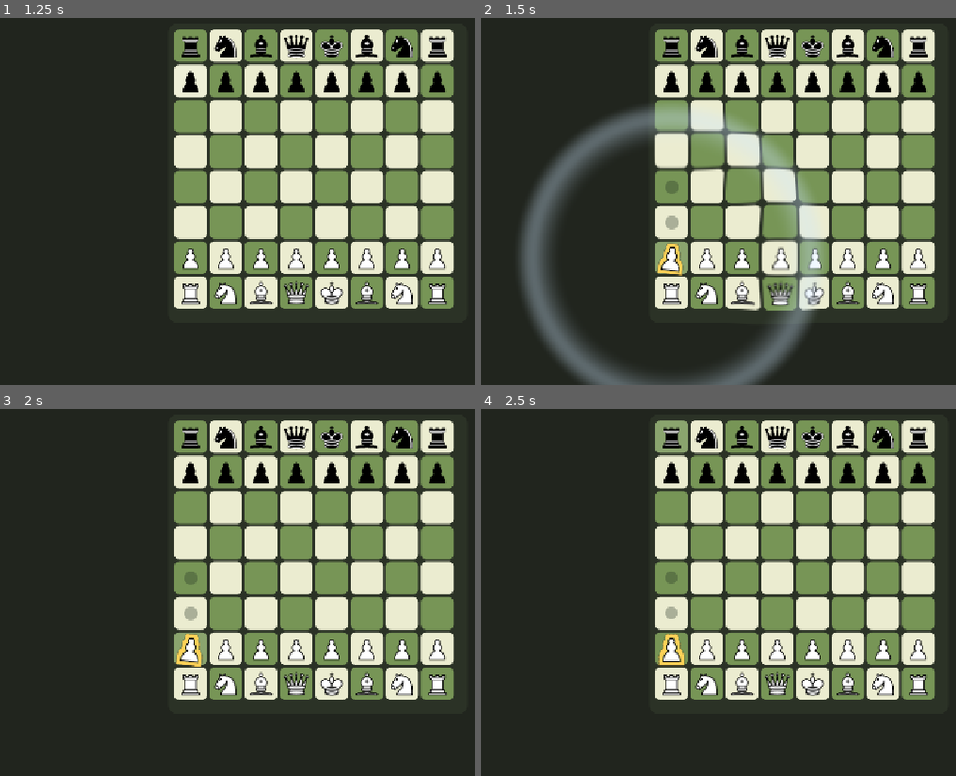
Above: before the commit, frames 1-4 (two rows, left to right).
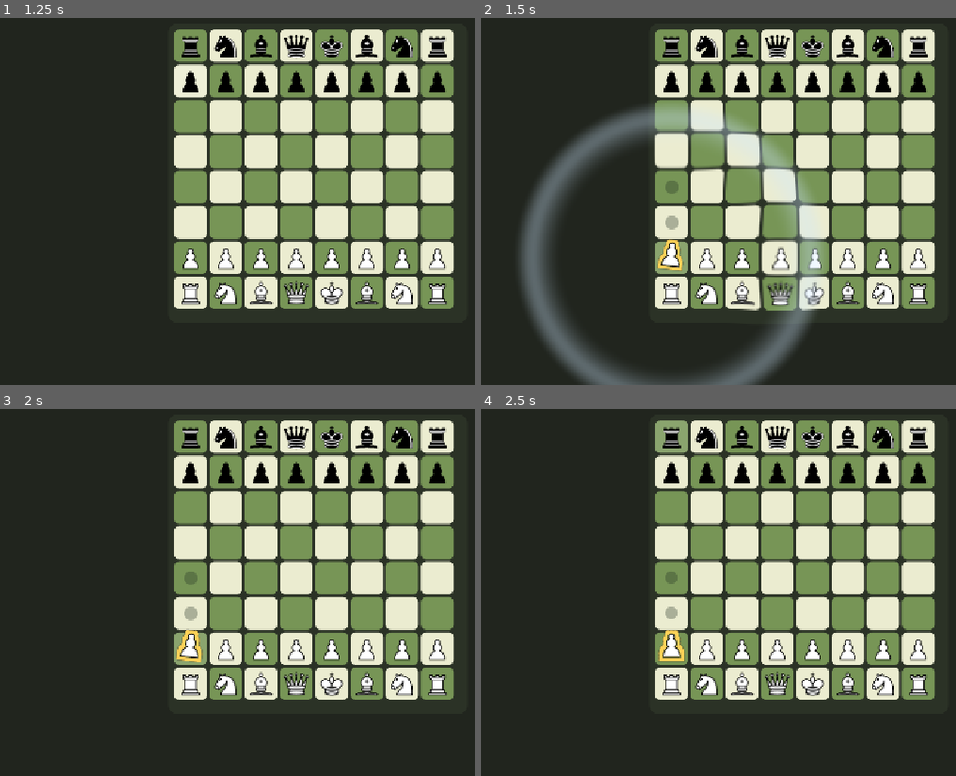
Above: after the commit, the same moments.

Repository: WMsans/blind-chess
Game: Godot game, scene res://scenes/board.tscn
Two runs of this game, one before a commit and one after it. Both use one fixed random seed, a clock stepped at 60 frames per second and the inputs below. The project has no main scene, so this scene is started directly.
Inputs (mouse positions are in pixels of both pictures, inside the frame that each line leads up to):
- Up to frame 1 (1.25 s): click (190, 80) at 0.5 s
- Up to frame 2 (1.5 s): click (671, 256) at 1.25 s
- Up to frame 3 (2 s): no input
- Up to frame 4 (2.5 s): click (671, 438) at 2 s

Frame 1 is identical in both runs. In frame 2, 0.3% of the frame differs, in the area x 37-43%, y 60-71%; in frame 3, 0.3%; in frame 4, 0.3%.

Commit message:
feat: hover juice

Diff:
--- a/scenes/board.tscn
+++ b/scenes/board.tscn
@@ -104,6 +104,7 @@
 
 [connection signal="GameWin" from="." to="GameWin" method="_on_board_game_win"]
 [connection signal="SendLocation" from="Flow" to="." method="_on_flow_send_location"]
+[connection signal="HoverLocation" from="Flow" to="." method="_on_flow_hover"]
 [connection signal="pressed" from="Promotion/Rook" to="." method="FinalizePromotion" binds= ["Rook"]]
 [connection signal="pressed" from="Promotion/Bishop" to="." method="FinalizePromotion" binds= ["Bishop"]]
 [connection signal="pressed" from="Promotion/Knight" to="." method="FinalizePromotion" binds= ["Knight"]]
--- a/scripts/board/game.gd
+++ b/scripts/board/game.gd
@@ -140,6 +140,24 @@
 		_DoMove(cell)
 	else:
 		_Reject(cell)
+
+
+# Cursor over a square: bounce the piece on it, but only if it is one of the
+# active colour's. Enemy pieces do not react and the held piece has its own
+# lift - killing its tweens here would strand the sway and outline mid-flight.
+func _on_flow_hover(Location: String, entered: bool) -> void:
+	if Busy:
+		return
+	var cell := Flow.get_node_or_null(Location)
+	if cell == null || cell.get_child_count() != 1:
+		return
+	var piece: Node2D = cell.get_child(0)
+	if piece.PieceColor != Turn || piece == SelectedPiece:
+		return
+	if entered:
+		Juice.hover_in(piece)
+	else:
+		Juice.hover_out(piece)
 
 
 # --- Selection -----------------------------------------------------------------
--- a/scripts/board/generator.gd
+++ b/scripts/board/generator.gd
@@ -15,6 +15,7 @@
 const TILE_RADIUS := 8
 
 signal SendLocation(Location: String)
+signal HoverLocation(Location: String, entered: bool)
 
 @export var Pawn: PackedScene
 @export var Bishop: PackedScene
@@ -38,6 +39,8 @@
 			temp.set_custom_minimum_size(Vector2(TileXSize, TileYSize))
 			temp.connect("pressed", func():
 				SendLocation.emit(temp.name))
+			temp.mouse_entered.connect(func(): HoverLocation.emit(temp.name, true))
+			temp.mouse_exited.connect(func(): HoverLocation.emit(temp.name, false))
 			temp.set_name(str(NumberX) + "-" + str(NumberY))
 			temp.mouse_default_cursor_shape = Control.CURSOR_POINTING_HAND
 			_StyleCell(temp, (NumberX + NumberY) % 2 == 0)
--- a/scripts/fx/juice.gd
+++ b/scripts/fx/juice.gd
@@ -6,6 +6,12 @@
 ## and overshoot tuning lives in the constants below - tune here only.
 
 const SELECT_SCALE := Vector2(1.18, 1.18)
+
+# Hovering a card in your own hand: a quick lift and a touch of scale.
+const HOVER_LIFT := 7.0
+const HOVER_SCALE := Vector2(1.07, 1.07)
+const HOVER_IN_TIME := 0.16
+const HOVER_OUT_TIME := 0.2
 
 const ANTICIPATE := 0.07
 const HOP_UP := 0.15
@@ -63,6 +69,37 @@
 		mat.set_shader_parameter("outline_size", 0.0)
 
 
+# Hover bounces always return to the piece's real resting spot, never to
+# wherever an interrupted tween left it, or fast cursor jitter creeps it upward.
+static func _home(piece: Object) -> Vector2:
+	if not piece.has_meta("juice_home"):
+		piece.set_meta("juice_home", piece.get("position"))
+	var home: Vector2 = piece.get_meta("juice_home")
+	return home
+
+
+## Cursor entered a piece of the active colour: nudge it up like a Balatro card.
+static func hover_in(piece: Node2D) -> Tween:
+	_kill(piece)
+	_settle_rest(piece)
+	var home := _home(piece)
+	var t := _track(piece, piece.create_tween())
+	t.set_parallel(true)
+	t.tween_property(piece, "position", home - Vector2(0, HOVER_LIFT), HOVER_IN_TIME).set_trans(Tween.TRANS_BACK).set_ease(Tween.EASE_OUT)
+	t.tween_property(piece, "scale", HOVER_SCALE, HOVER_IN_TIME).set_trans(Tween.TRANS_BACK).set_ease(Tween.EASE_OUT)
+	return t
+
+
+## Cursor left: ease back down to the resting spot and normal size.
+static func hover_out(piece: Node2D) -> Tween:
+	_kill(piece)
+	var t := _track(piece, piece.create_tween())
+	t.set_parallel(true)
+	t.tween_property(piece, "position", _home(piece), HOVER_OUT_TIME).set_trans(Tween.TRANS_SINE).set_ease(Tween.EASE_OUT)
+	t.tween_property(piece, "scale", Vector2.ONE, HOVER_OUT_TIME).set_trans(Tween.TRANS_SINE).set_ease(Tween.EASE_OUT)
+	return t
+
+
 ## The piece the player just picked up: squash, spring up to SELECT_SCALE, then
 ## settle into a slow random tilt that sways while it is held.
 static func select(piece: CanvasItem) -> Tween:
@@ -79,7 +116,7 @@
 
 
 ## Let a piece go: ease the tilt and outline out slowly, and shrink back.
-static func release(piece: CanvasItem) -> Tween:
+static func release(piece: Node2D) -> Tween:
 	var outline := _outline_size(piece)
 	_kill(piece)
 	_settle_rest(piece, false)
@@ -87,6 +124,10 @@
 	var t := _track(piece, piece.create_tween())
 	t.tween_property(piece, "scale", SQUASH_DESCEND, 0.06)
 	t.tween_property(piece, "scale", Vector2.ONE, 0.16).set_trans(Tween.TRANS_BACK).set_ease(Tween.EASE_OUT)
+	# The piece may still be raised from a hover when it is let go (the exit
+	# event is skipped while it is held), so release puts it back down too.
+	var drop := _track(piece, piece.create_tween())
+	drop.tween_property(piece, "position", _home(piece), HOVER_OUT_TIME).set_trans(Tween.TRANS_SINE).set_ease(Tween.EASE_OUT)
 	var spin := _track(piece, piece.create_tween())
 	spin.tween_property(piece, "rotation", 0.0, TILT_TIME * 0.8).set_trans(Tween.TRANS_SINE).set_ease(Tween.EASE_IN_OUT)
 	return t
--- a/tests/test_chess.gd
+++ b/tests/test_chess.gd
@@ -27,6 +27,7 @@
 	await _test_en_passant()
 	await _test_castle()
 	await _test_promotion()
+	await _test_hover()
 	await _test_fx()
 	print("RESULT: %d failure(s)" % _fails)
 	quit(1 if _fails > 0 else 0)
@@ -183,6 +184,41 @@
 	await _drop(board)
 
 
+func _test_hover() -> void:
+	print("hover")
+	var board := _fresh()
+	await process_frame
+	var flow: Control = board.get_node("Flow")
+	var white: Node2D = flow.get_node("0-6").get_child(0)
+	var black: Node2D = flow.get_node("0-1").get_child(0)
+	var home: Vector2 = board.pos
+
+	# Emitting the button's own signals is exactly what the generator wires up,
+	# so this fails if the square name is read before set_name() has run.
+	flow.get_node("0-6").mouse_entered.emit()
+	await create_timer(0.35).timeout
+	_check(white.position.y < home.y, "own piece lifts on hover")
+	_check(white.scale.is_equal_approx(Juice.HOVER_SCALE), "own piece grows on hover")
+
+	flow.get_node("0-6").mouse_exited.emit()
+	await create_timer(0.35).timeout
+	_check(white.position.is_equal_approx(home), "piece drops back when the cursor leaves")
+	_check(white.scale.is_equal_approx(Vector2.ONE), "piece returns to normal size")
+
+	flow.get_node("0-1").mouse_entered.emit()
+	await create_timer(0.35).timeout
+	_check(black.position.is_equal_approx(home), "enemy piece ignores the hover")
+
+	board._on_flow_send_location("0-6")
+	await create_timer(0.4).timeout
+	flow.get_node("0-6").mouse_entered.emit()
+	await create_timer(0.2).timeout
+	var mat := white.material as ShaderMaterial
+	_check(white.scale.is_equal_approx(Juice.SELECT_SCALE), "hovering the held piece does not shrink it")
+	_check(mat != null && float(mat.get_shader_parameter("outline_size")) > 0.1, "hovering the held piece keeps the outline lit")
+	await _drop(board)
+
+
 func _test_fx() -> void:
 	print("effects")
 	var board := _fresh()
